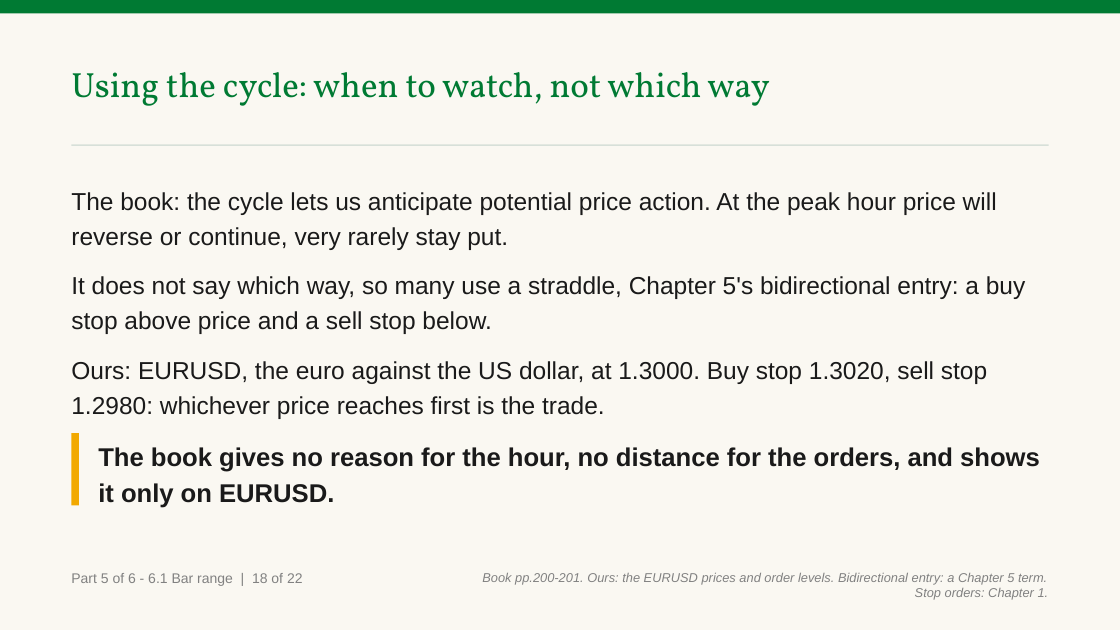
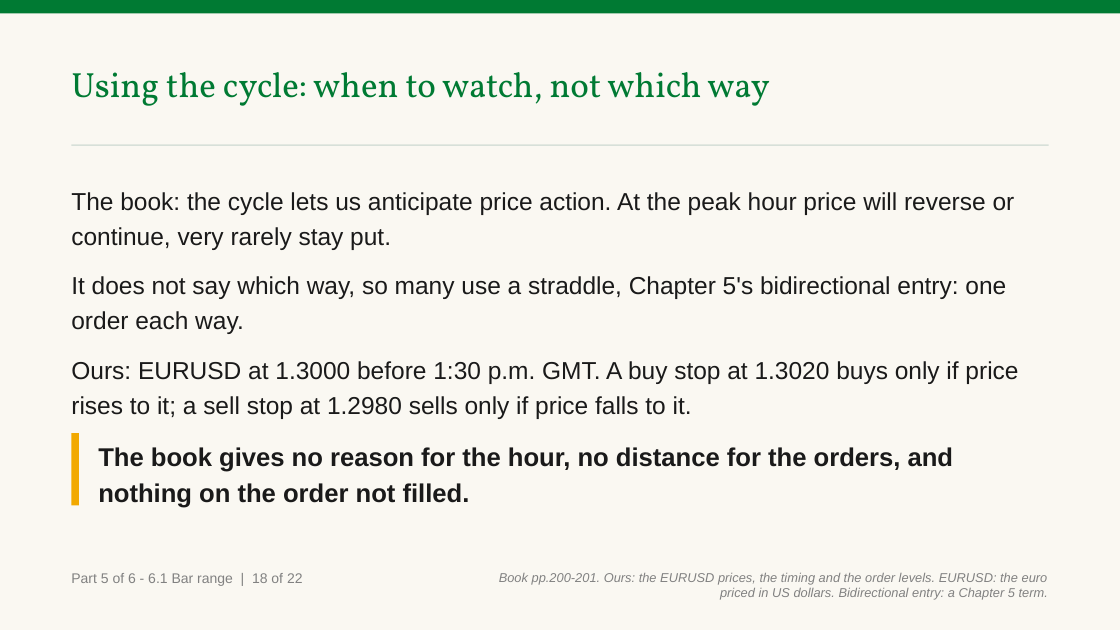
Before and after one commit to benjiesotelo-sudo/Telos_FIN1209, a slide deck: slide 133 of chapter-06/FIN1209-Chapter-06.pptx. Drawn at 1120x630 pixels with LibreOffice and Linux fonts; fonts in the diff are those of the drawing. Boxes give left, top, right and bottom in pixels: in the first picture for what was removed or moved away, otherwise in the second. Text is boxed around its words. In the diff, an @@ line names an element or a change of style, - is before the commit and + after.

```diff
--- a/chapter-06/FIN1209-Chapter-06.pptx
+++ b/chapter-06/FIN1209-Chapter-06.pptx
@@ text at (71, 192, 1018, 419): text changed @@
-The book: the cycle lets us anticipate potential price action. At the peak hour price will reverse or continue, very rarely stay put.
-It does not say which way, so many use a straddle, Chapter 5's bidirectional entry: a buy stop above price and a sell stop below.
-Ours: EURUSD, the euro against the US dollar, at 1.3000. Buy stop 1.3020, sell stop 1.2980: whichever price reaches first is the trade.
+The book: the cycle lets us anticipate price action. At the peak hour price will reverse or continue, very rarely stay put.
+It does not say which way, so many use a straddle, Chapter 5's bidirectional entry: one order each way.
+Ours: EURUSD at 1.3000 before 1:30 p.m. GMT. A buy stop at 1.3020 buys only if price rises to it; a sell stop at 1.2980 sells only if price falls to it.
@@ text at (98, 447, 954, 508): text changed @@
-The book gives no reason for the hour, no distance for the orders, and shows it only on EURUSD.
+The book gives no reason for the hour, no distance for the orders, and nothing on the order not filled.
@@ text at (499, 573, 1048, 600): text changed @@
-Book pp.200-201. Ours: the EURUSD prices and order levels. Bidirectional entry: a Chapter 5 term. Stop orders: Chapter 1.
+Book pp.200-201. Ours: the EURUSD prices, the timing and the order levels. EURUSD: the euro priced in US dollars. Bidirectional entry: a Chapter 5 term.
```
Also in this commit, not shown: 9 other slides changed, 2 other files.
